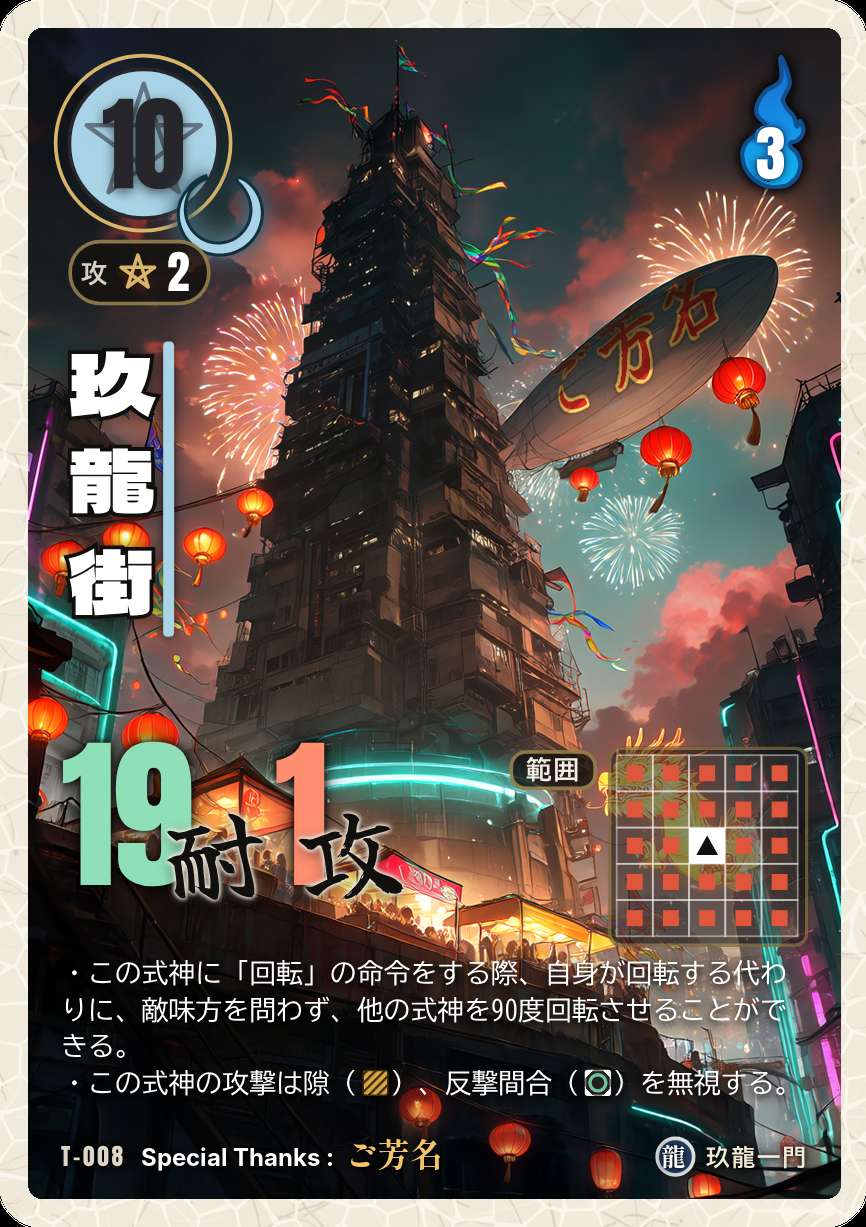
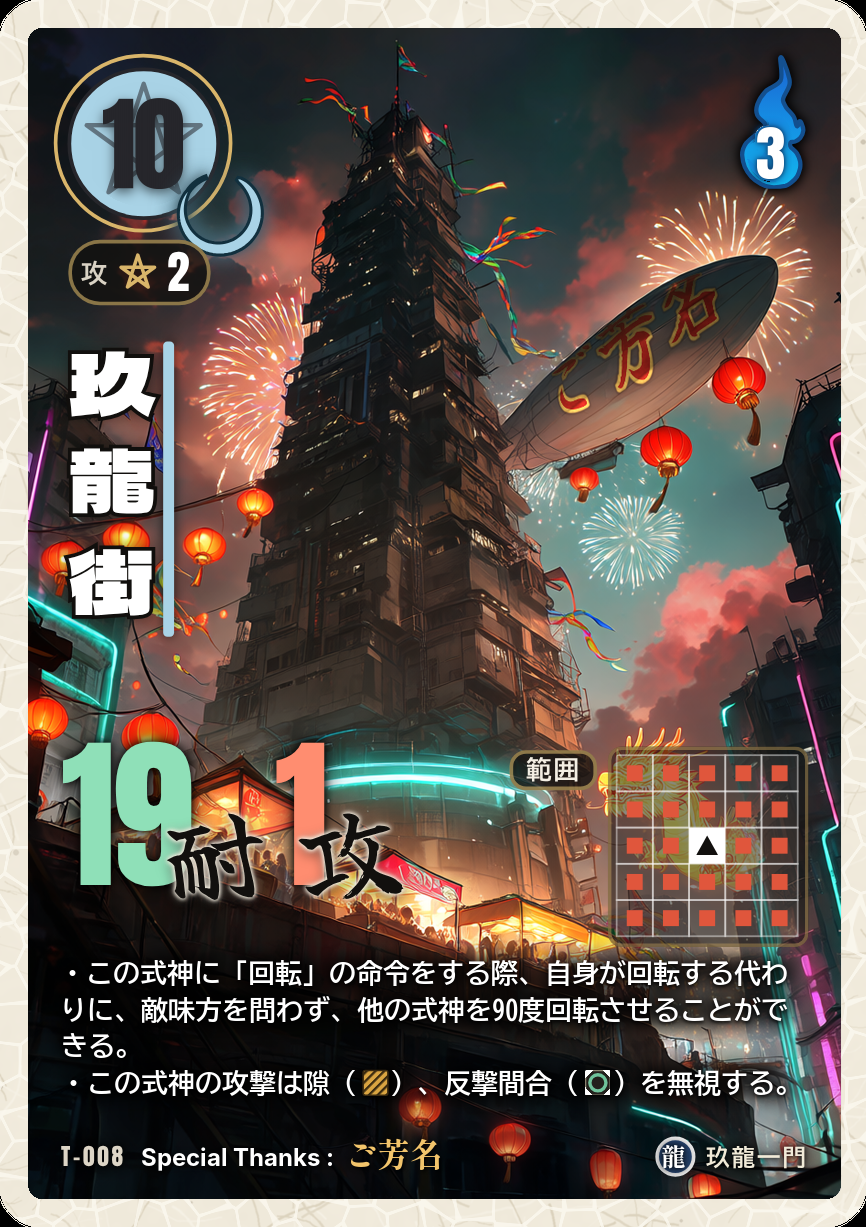
Layers edited between the first and the second (866, 1227) image:
removed layer "11c_効果文_白文字(影なし)" over left=63, top=959, right=786, bottom=1097
removed layer "11b_効果文の影_内側(0 1px 2px 黒90%)" (was 90%) over left=55, top=955, right=794, bottom=1110
removed layer "11a_効果文の影_外側(0 0 4px 黒60%)" (was 60%) over left=50, top=943, right=803, bottom=1115
added layer "11c_効果文_白文字_太字(影なし)" above "11b_効果文の影_内側(下に少し・黒95%)" over left=63, top=960, right=788, bottom=1097
added layer "11b_効果文の影_内側(下に少し・黒95%)" (95%) above "11a_効果文の影_外側(広め・黒85%)" over left=59, top=957, right=791, bottom=1103
added layer "11a_効果文の影_外側(広め・黒85%)" (85%) above "10_間合" over left=50, top=938, right=808, bottom=1118
